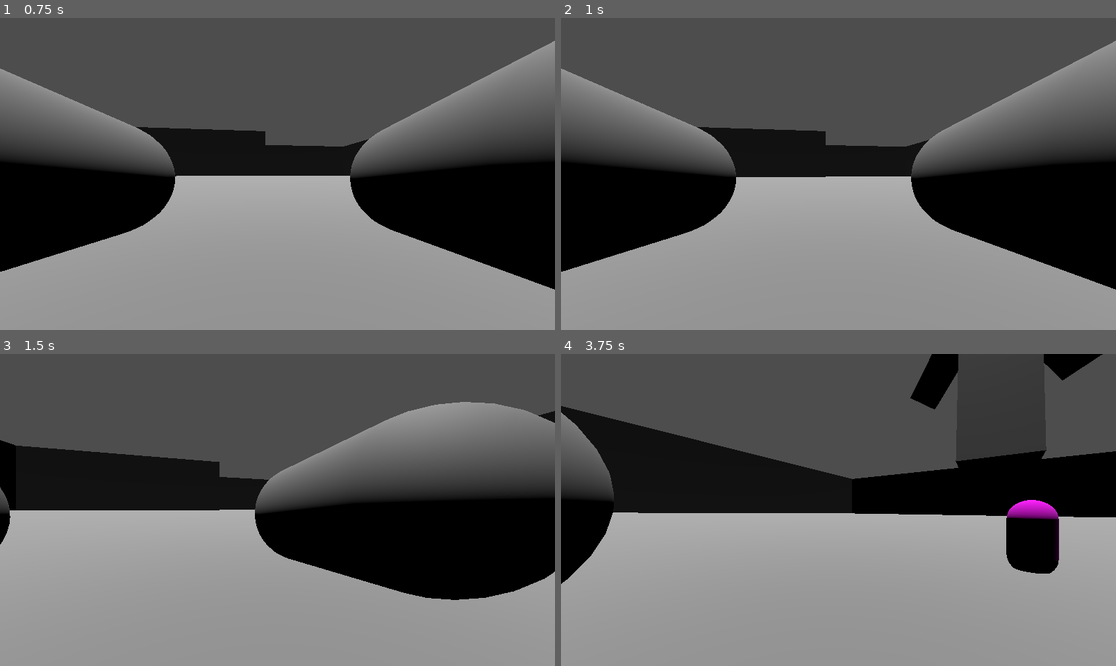
Above: before the commit, frames 1-4 (two rows, left to right).
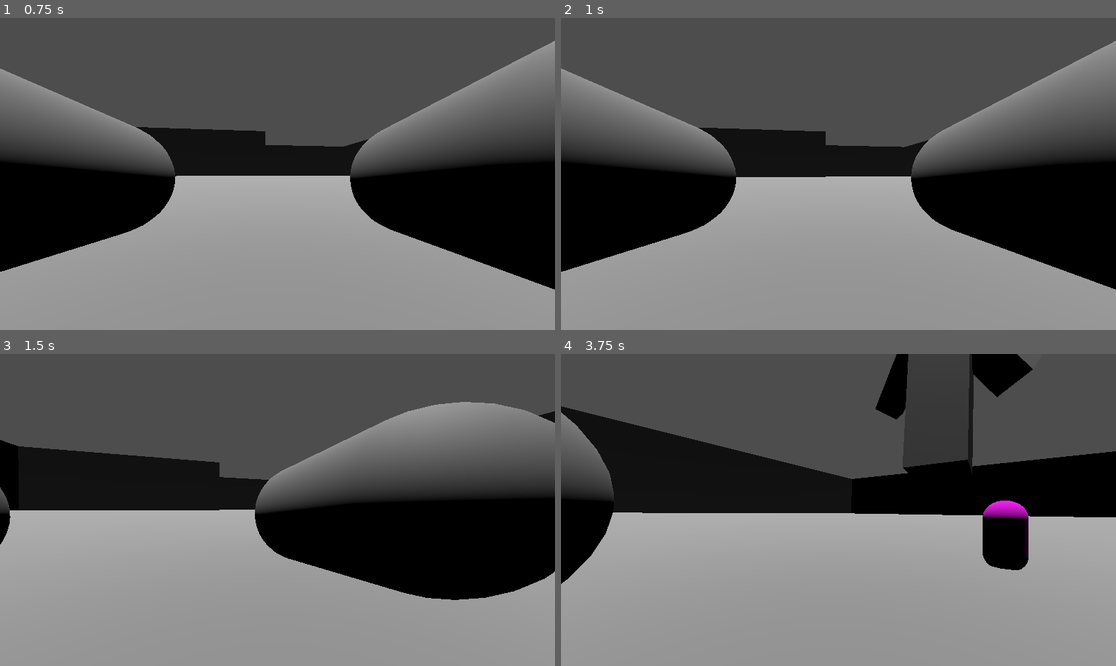
Above: after the commit, the same moments.

Repository: StudioXPEtudiant/-25-26.QC.S.S2_Escape-Night
Game: Godot game, scene res://scenne/Laboratoir(scène).tscn
Two runs of this game, one before a commit and one after it. Both use one fixed random seed, a clock stepped at 60 frames per second and the inputs below.
Inputs (mouse positions are in pixels of both pictures, inside the frame that each line leads up to):
- Up to frame 1 (0.75 s): move the mouse to (305, 174) at 0.52 s; hold W (Avance) from 0.53 s (still down); hold C (Accroupir) from 0.53 s (still down)
- Up to frame 2 (1 s): keep holding W (Avance); keep holding C (Accroupir); tap Space (Saut) at 0.77 s; tap Shift (Sprint) at 0.8 s
- Up to frame 3 (1.5 s): keep holding W (Avance); move the mouse to (249, 510) at 1.27 s; release C (Accroupir) at 1.28 s; tap Shift (Sprint) at 1.35 s
- Up to frame 4 (3.75 s): keep holding W (Avance); tap Space (Saut) at 1.52, 3.02 s; tap C (Accroupir) at 1.55, 3.05 s; tap Enter at 2 s; move the mouse to (849, 503) at 2.02 s; hold C (Accroupir) 2.03-2.78 s; tap Shift (Sprint) at 2.3 s; move the mouse to (832, 516) at 2.77 s; tap S (Recule) at 2.85 s; move the mouse to (877, 513) at 3.52 s; hold Shift (Sprint) from 3.53 s (still down)

Frame 1 is identical in both runs. In frame 2, less than 0.1% of the frame differs, in the area x 24-67%, y 34-42%; in frame 3, less than 0.1%; in frame 4, 6.3%, in the area x 0-98%, y 0-71%.

Commit message:
Précision du script

Diff:
--- a/Laboratoir(scène).tscn
+++ b/Laboratoir(scène).tscn
@@ -10,6 +10,8 @@
 material = SubResource("StandardMaterial3D_t4cqt")
 
 [sub_resource type="NavigationMesh" id="NavigationMesh_fjfmr"]
+vertices = PackedVector3Array(0.274002, -0.75, -285.775, 0.274002, -0.75, -200.525, 124.024, -0.75, -200.525, 124.024, -0.75, -285.775, -124.726, 1.75, -1.77484, 124.524, 1.75, -1.52484, 124.524, 1.75, -199.525, -124.726, 1.75, -199.525, 0.274002, -0.5, -199.275, 0.274002, -0.5, -195.025, 124.024, -0.5, -195.025, 124.024, -0.5, -199.275, -124.976, 1.75, -0.0248413, -126.726, 1.75, -0.0248413, -126.726, 1.75, 199.225, 124.524, 1.75, 199.475, -247.976, 1.75, -0.0248413, -247.976, 1.75, 199.225)
+polygons = [PackedInt32Array(3, 2, 0), PackedInt32Array(0, 2, 1), PackedInt32Array(7, 6, 4), PackedInt32Array(4, 6, 5), PackedInt32Array(11, 10, 8), PackedInt32Array(8, 10, 9), PackedInt32Array(14, 13, 12), PackedInt32Array(12, 4, 14), PackedInt32Array(14, 4, 5), PackedInt32Array(14, 5, 15), PackedInt32Array(17, 16, 14), PackedInt32Array(14, 16, 13)]
 
 [sub_resource type="StandardMaterial3D" id="StandardMaterial3D_igw0p"]
 albedo_color = Color(0.560784, 0.560784, 0.560784, 1)
--- a/node_3d.tscn
+++ b/node_3d.tscn
@@ -21,6 +21,7 @@
 mesh = SubResource("CapsuleMesh_odvco")
 
 [node name="Camera3D" type="Camera3D" parent="."]
+transform = Transform3D(1, 0, 0, 0, 1, 0, 0, 0, 1, 0, 0.284684, 0)
 script = ExtResource("2_jswb2")
 
 [node name="CollisionShape3D" type="CollisionShape3D" parent="."]
--- a/script/camera_3d.gd
+++ b/script/camera_3d.gd
@@ -19,7 +19,7 @@
 		# Limiter la rotation verticale pour éviter les retournements (ex: entre -80 et 80 degrés)
 		rotation.x = clamp(rotation.x, deg_to_rad(-80), deg_to_rad(80))
 
-@export var sens_souris: float = 0.0001 # Ajustez ce facteur
+@export var sens_souris: float = 0.0001# sensibilité de la cam
 
 func _ready():
 	Input.set_mouse_mode(Input.MOUSE_MODE_CAPTURED) # Capture le curseur
--- a/script/personnage_principal.gd
+++ b/script/personnage_principal.gd
@@ -28,15 +28,18 @@
 	foward = foward.normalized()
 	right = right.normalized()
 	var direction = ( foward * input_dir.y + right * input_dir.x).normalized()
-	if direction:
+	if direction:#WASD (ou ZQSD)
 		velocity.x = direction.x * SPEED
 		velocity.z = direction.z * SPEED
 	else:
 		velocity.x = move_toward(velocity.x, 0, SPEED)
 		velocity.z = move_toward(velocity.z, 0, SPEED)
-	if Input.is_action_pressed("Sprint") and Input.is_action_pressed("Accroupir"):
+	if Input.is_action_pressed("Sprint") and Input.is_action_just_pressed("Accroupir"):#shift et "c"
 		velocity.x = direction.x*Impultion
 		velocity.z = direction.z*Impultion
+		await get_tree().create_timer(2.0).timeout#durée de l'effet
+		velocity.x = direction.x * SPEED
+		velocity.z = direction.z * SPEED
 	else:
 		velocity.x = direction.x * SPEED
 		velocity.z = direction.z * SPEED
